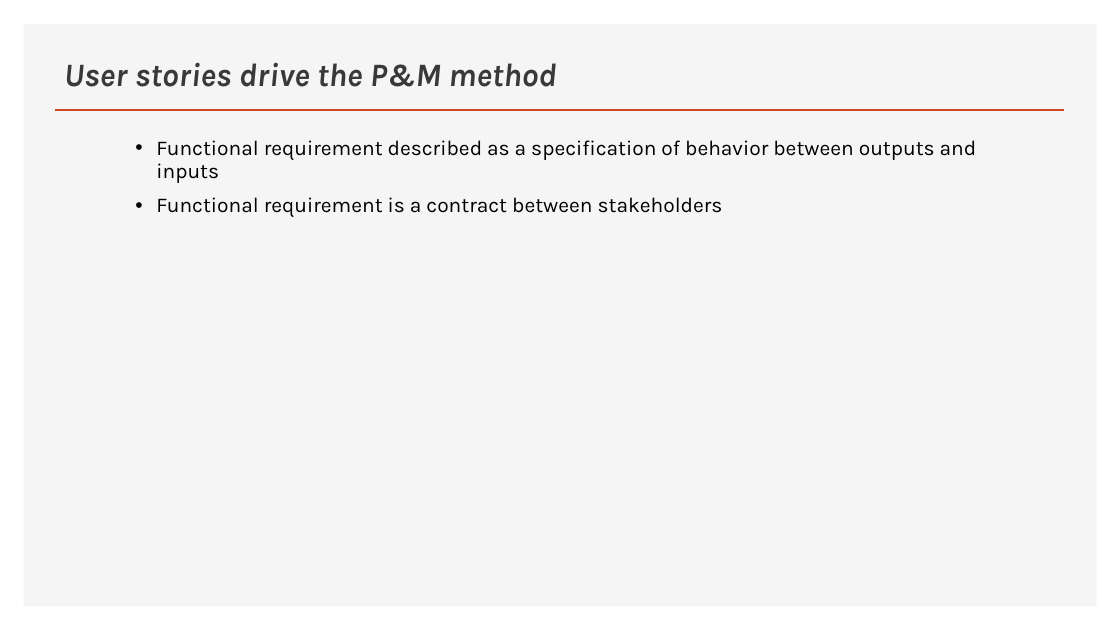
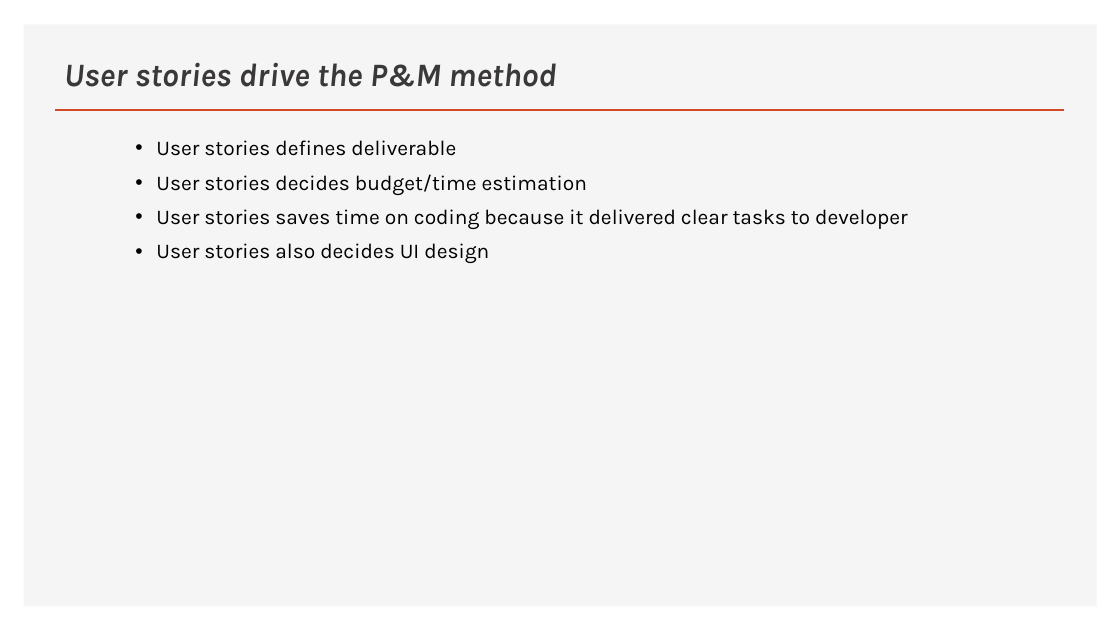
Before and after one commit to billyean/pyEx, a slide deck: slide 5 of sd/module4/BCE_4_4.pptx. Drawn at 1120x630 pixels with LibreOffice and Linux fonts; fonts in the diff are those of the drawing. Boxes give left, top, right and bottom in pixels: in the first picture for what was removed or moved away, otherwise in the second. Text is boxed around its words. In the diff, an @@ line names an element or a change of style, - is before the commit and + after.

```diff
--- a/sd/module4/BCE_4_4.pptx
+++ b/sd/module4/BCE_4_4.pptx
@@ text at (156, 140, 907, 263): text changed @@
-• Functional requirement described as a specification of behavior between outputs and inputs
-• Functional requirement is a contract between stakeholders
+• User stories defines deliverable
+• User stories decides budget/time estimation
+• User stories saves time on coding because it delivered clear tasks to developer
+• User stories also decides UI design
```
Also in this commit, not shown: 3 other slides changed, 4 other files.
